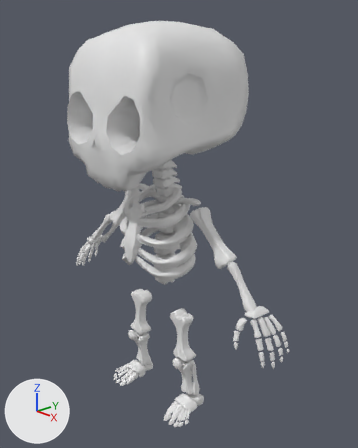
One commit to the Blender file MODELADOS/modelado personaje.blend: the scene before it, then after it.
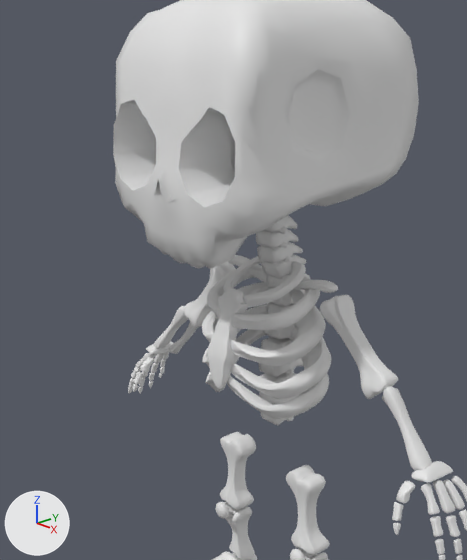
Each version is shown whole from a 50 mm camera at (2.62, -2.31, 2.72) aimed at (0.09, 0.05, 1.53), then close up on the part from 0% to 78% of the width and 7% to 81% of the height. The lights are fixed; the arrows at lower left show +X, +Y and +Z. The first two pictures are the older version.

The scene before the commit, as lines of its bpy script (objects in view):
```python
me_cube_088 = bpy.data.meshes.new('Cube.088')
me_cube_088.from_pydata(...)  # 98 vertices, 96 faces; spans x -8.23..-2.41, y 0.13..2.46, z 54.66..60.63
me_cube_088.polygons.foreach_set('use_smooth', [True] * 96)
me_cube_089 = bpy.data.meshes.new('Cube.089')
me_cube_089.from_pydata(...)  # 98 vertices, 96 faces; spans x -8.23..-2.41, y 0.13..2.45, z 54.66..60.63
me_cube_089.polygons.foreach_set('use_smooth', [True] * 96)
me_cube_090 = bpy.data.meshes.new('Cube.090')
me_cube_090.from_pydata(...)  # 98 vertices, 96 faces; spans x -14.1..-7.08, y -0.18..2.16, z 45.76..52.46
me_cube_090.polygons.foreach_set('use_smooth', [True] * 96)
ob_columna3 = bpy.data.objects.new('Columna3', me_cube_088)
ob_columna3.location = (0.0, 0.0, 0.0)
ob_columna3.rotation_euler = (0.234, 0.316, 0.0)  # degrees (13, 18, 0)
ob_columna3.scale = (0.0651, 0.174, 0.0263)
_m = ob_columna3.modifiers.new('Subdivision', 'SUBSURF')
ob_columna3_001 = bpy.data.objects.new('Columna3.001', me_cube_089)
ob_columna3_001.location = (-0.011, 0.0, 0.0)
ob_columna3_001.rotation_euler = (0.234, -0.316, 0.0)  # degrees (13, -18, 0)
ob_columna3_001.scale = (-0.0651, 0.174, 0.0263)
_m = ob_columna3_001.modifiers.new('Subdivision', 'SUBSURF')
ob_columna4 = bpy.data.objects.new('Columna4', me_cube_090)
ob_columna4.location = (0.0, 0.0, 0.0)
ob_columna4.rotation_euler = (0.234, 0.578, 0.0)  # degrees (13, 33, 0)
ob_columna4.scale = (0.0651, 0.174, 0.0263)
_m = ob_columna4.modifiers.new('Subdivision', 'SUBSURF')
# also in view: 'HuesoColumna03' at (0.0, 0.01, 1.85); 'Columna2' at (0.0, -0.11, 1.67); 'Claviculas' at (0.0, 0.0, 1.73); 'Pecho' at (0.0, -0.29, 1.52); 'Brazo' at (0.0, -0.01, 1.55)
```
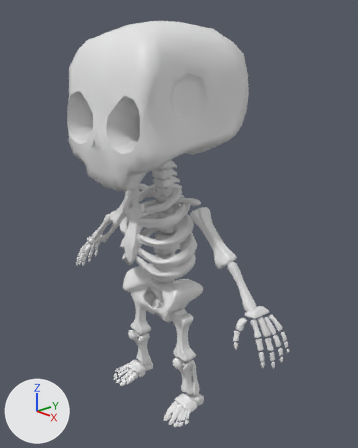
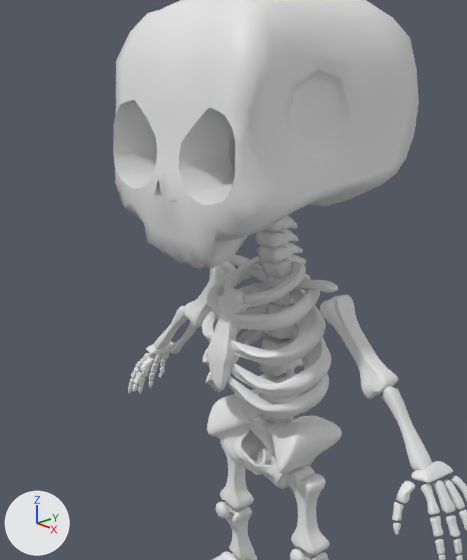
Commit message: Personaje principal DONE

Edits to the bpy script that builds the scene:
```text
Add me_cube_068:
    me_cube_068.from_pydata(...)  # 171 vertices, 158 faces; spans x -0.14..1.02, y -1.12..1.27, z -0.96..1.09
    me_cube_068.polygons.foreach_set('use_smooth', [True] * 158)
Add me_cube_039:
    me_cube_039.from_pydata(...)  # 73 vertices, 64 faces; spans x 0.0..1.0, y -1.51..0.05, z -1.0..1.07
    me_cube_039.polygons.foreach_set('use_smooth', [True] * 64)
Add ob_cadera:
    ob_cadera = bpy.data.objects.new('Cadera', me_cube_068)
    ob_cadera.location = (0.0, -0.057, 0.947)
    ob_cadera.scale = (0.286, 0.182, 0.182)
    _m = ob_cadera.modifiers.new('Subdivision', 'SUBSURF')
    _m = ob_cadera.modifiers.new('Solidify', 'SOLIDIFY')
    _m.thickness = 0.07
    _m = ob_cadera.modifiers.new('Mirror', 'MIRROR')
Add ob_pelvis:
    ob_pelvis = bpy.data.objects.new('Pelvis', me_cube_039)
    ob_pelvis.location = (0.0, 0.0, 0.977)
    ob_pelvis.scale = (0.109, 0.0981, 0.0946)
    _m = ob_pelvis.modifiers.new('Subdivision', 'SUBSURF')
    _m = ob_pelvis.modifiers.new('Mirror', 'MIRROR')
```

Where the change shows, as pixel boxes [x1, y1, x2, y2] in the close-ups (467 x 560 px):
'Cadera', added
    after: [207, 389, 342, 489]
'Pelvis', added
    after: [247, 415, 290, 457]
